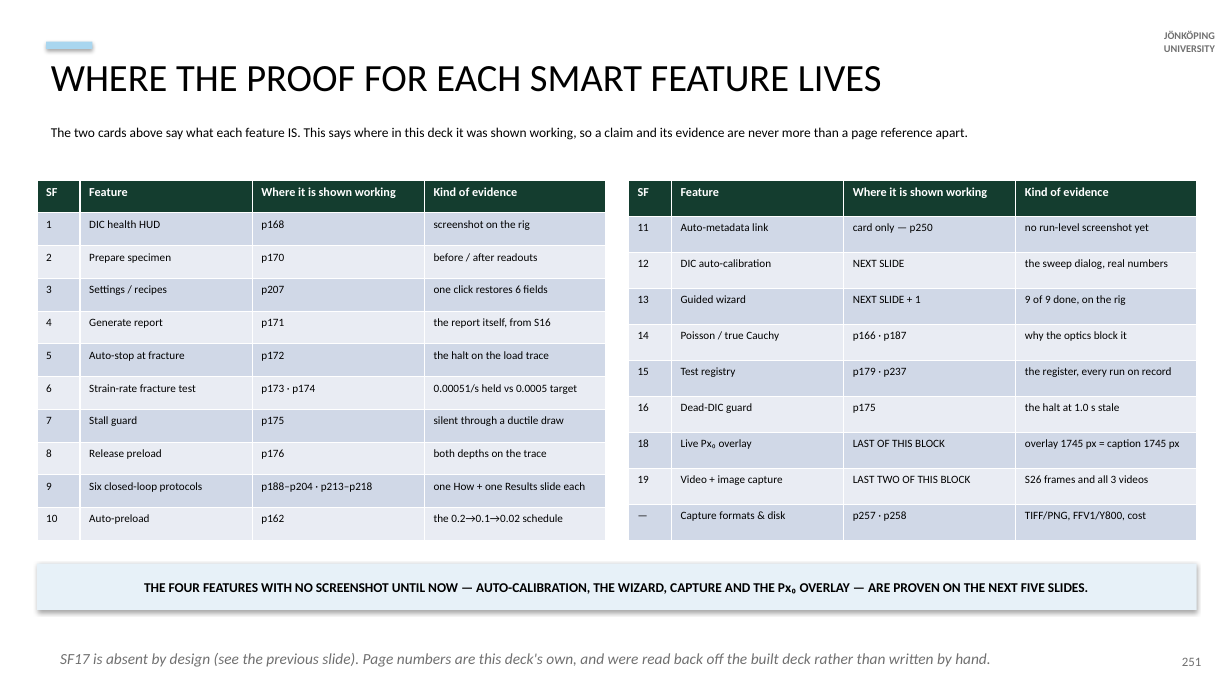
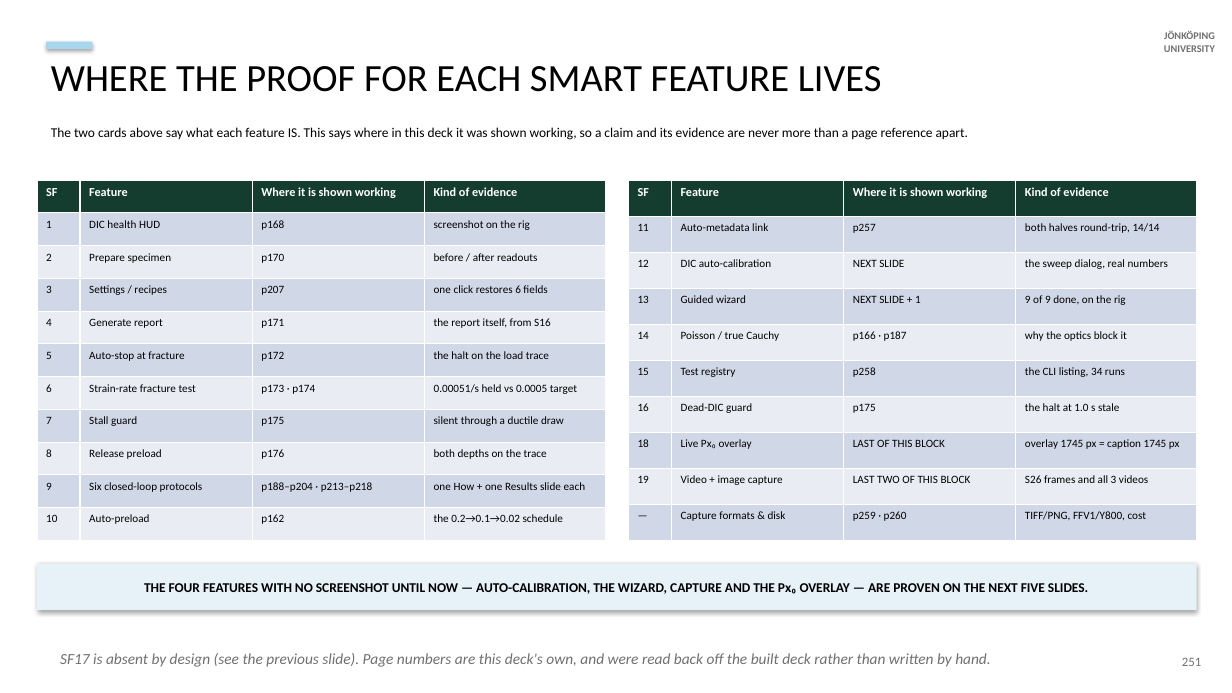
Before and after one commit to cenmir/UTM, a slide deck: slide 111 of documentation/decks/V6a_8_6_20_slides.pptx. Drawn at 1232x693 pixels with LibreOffice and Linux fonts; fonts in the diff are those of the drawing. Boxes give left, top, right and bottom in pixels: in the first picture for what was removed or moved away, otherwise in the second. Text is boxed around its words. In the diff, an @@ line names an element or a change of style, - is before the commit and + after.

```diff
--- a/documentation/decks/V6a_8_6_20_slides.pptx
+++ b/documentation/decks/V6a_8_6_20_slides.pptx
@@ table at [628,180,1197,541] @@
-row 2, column 3: card only — p250
+row 2, column 3: p257
-row 2, column 4: no run-level screenshot yet
+row 2, column 4: both halves round-trip, 14/14
-row 6, column 3: p179 · p237
+row 6, column 3: p258
-row 6, column 4: the register, every run on record
+row 6, column 4: the CLI listing, 34 runs
-row 10, column 3: p257 · p258
+row 10, column 3: p259 · p260
```
Also in this commit, not shown: 26 other slides changed, 2 slides added, 19 other files.
